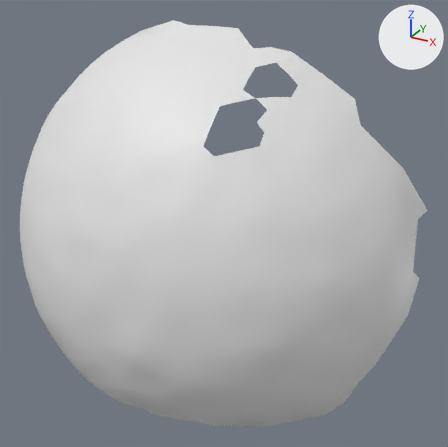
An edit to the OBJ model res/final/onecam_fullvolume/06/cleanedup/FullVolium.000179.obj, drawn before and after from the same camera.
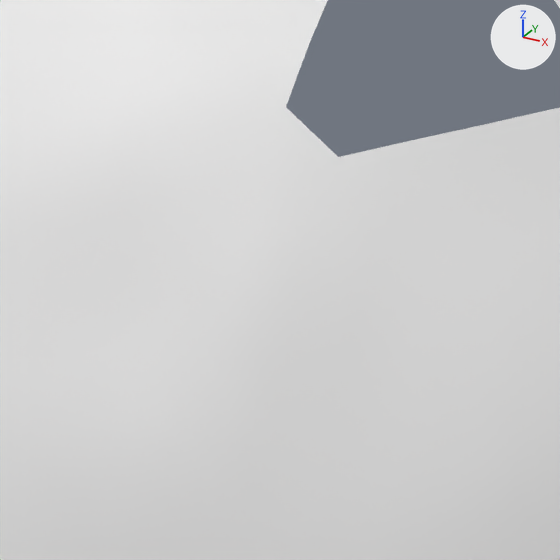
Each version is shown whole from a 50 mm camera at (-66.4, -222.6, -84.7) aimed at (-155.7, -60.3, -165.8), then close up on the part from 32% to 58% of the width and 28% to 53% of the height. Every picture has the same lights, and +X, +Y and +Z are marked at upper right. Where no turn or scale is listed for an object, it has been applied to the vertices.

Objects in the first close-up: 'FullVolium.000179'.
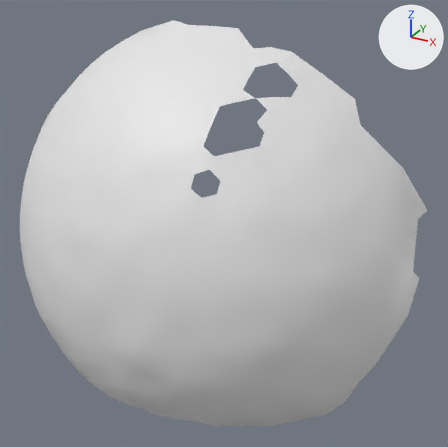
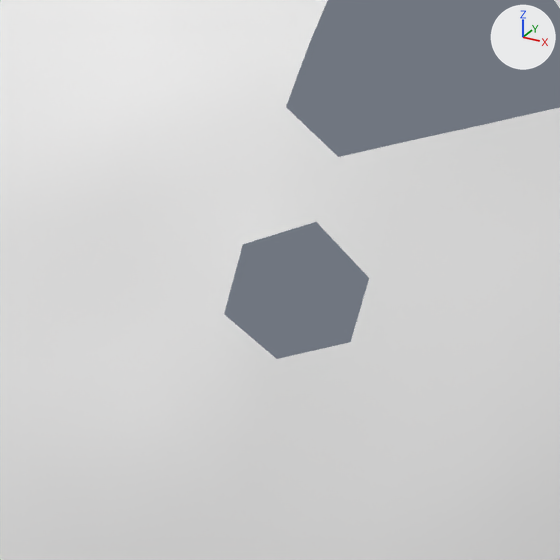
Boxes [x1, y1, x2, y2] around the edits, measured in the close-ups (560 x 560 px):
part 1 of me_fullvolium_000179, deleted: before [224, 222, 369, 359]

What changed in the scene script:
```text
Change me_fullvolium_000179:
    where me_fullvolium_000179.from_pydata(...)  # 1189 vertices, 2305 faces; spans x -246.0..-95.0, y -105.0..-31.0, z -224.0..-106.0
    used by ob_fullvolium_000179; location = (0.0, 0.0, 0.0)
    verts and faces of me_fullvolium_000179; kept vertices keep their numbers, new ones are numbered from 1189
    before: 52 (-149.0, -92.0, -142.0) at pixel (223, 314), 54 (-145.0, -92.0, -144.0) at pixel (276, 359), 58 (-145.0, -90.0, -141.0) at pixel (293, 290), 59 (-149.0, -89.0, -139.0) at pixel (242, 244), 63 (-145.0, -87.0, -138.0) at pixel (316, 221)
    before: 97 (-142.0, -87.0, -140.0) at pixel (369, 278), 189 (-142.0, -89.0, -143.0) at pixel (350, 342)
    me_fullvolium_000179 part 1
    add delete_vertices([58])  # with the faces that use them
```
